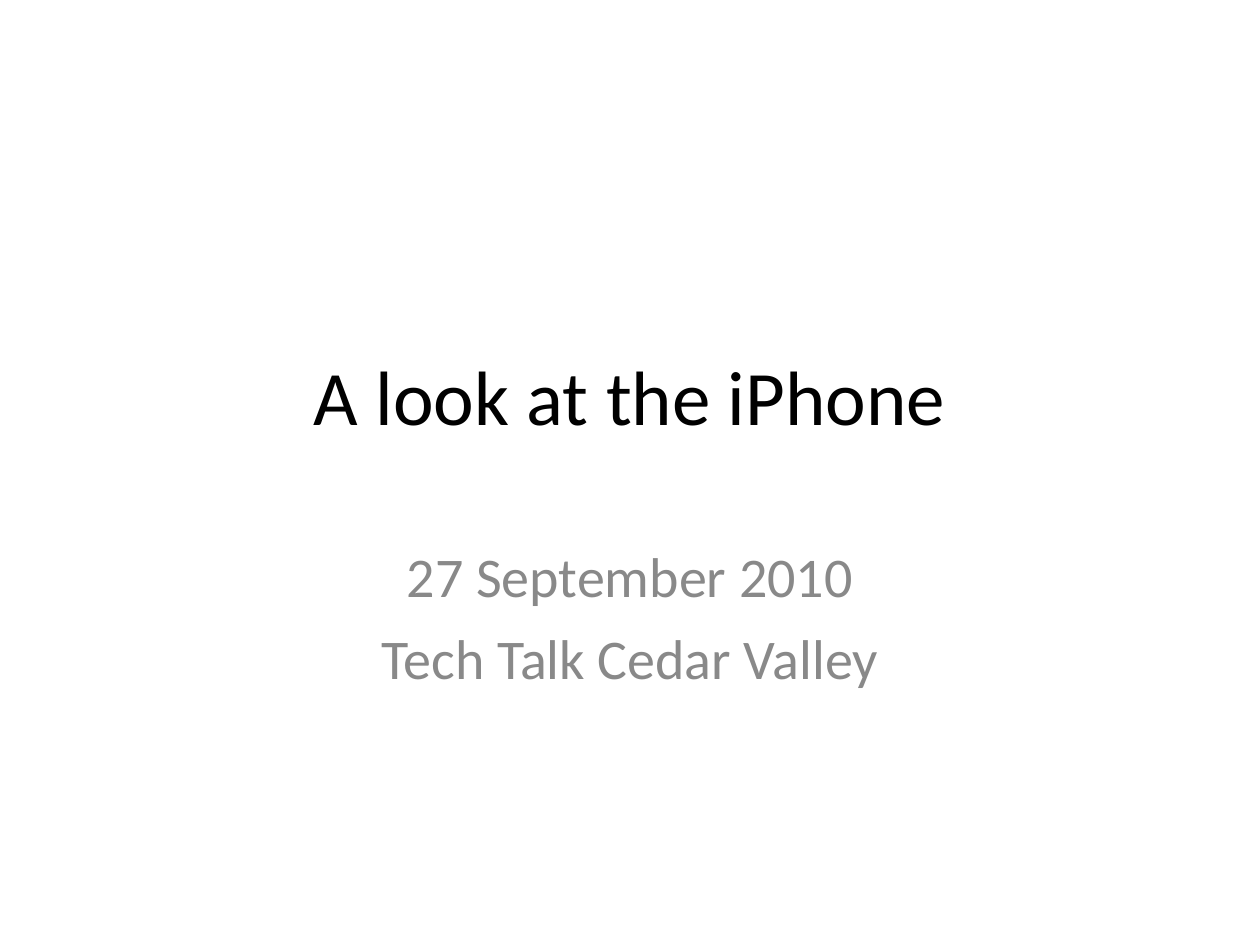
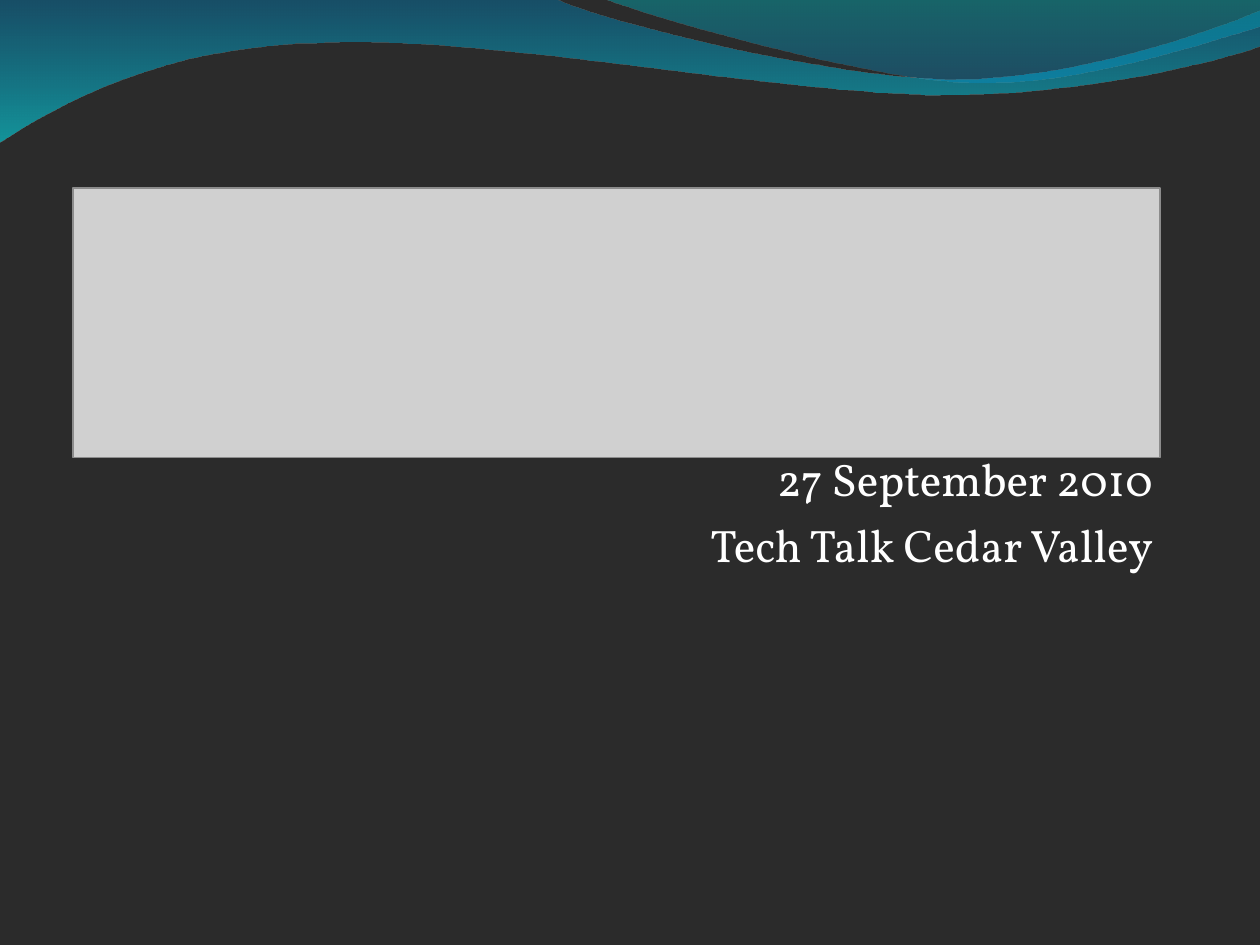
Before and after one commit to allynbauer/Tech-Talk-Cedar-Valley, a slide deck: slide 1 of talks/27Sep2010 - A look at the iPhone/slides/iphone.ppt. Drawn at 1260x945 pixels with LibreOffice and Linux fonts; fonts in the diff are those of the drawing; grey boxes stand for pictures; background and template pictures are left out; a plain dark background stands for a picture behind light text. Boxes give left, top, right and bottom in pixels: in the first picture for what was removed or moved away, otherwise in the second. Text is boxed around its words. In the diff, an @@ line names an element or a change of style, - is before the commit and + after.

```diff
--- a/talks/27Sep2010 - A look at the iPhone/slides/iphone.ppt
+++ b/talks/27Sep2010 - A look at the iPhone/slides/iphone.ppt
@@ background #FFFFFF to picture (left out) @@
@@ freeform shape added at (0,0,1260,142), fill gradient #0079AF to #00EBF8 @@
@@ freeform shape added at (604,0,1260,87), fill gradient #00ADB6 to #009BE5 @@
@@ picture added at (73,188,1160,457) @@
@@ title removed at (314,371,945,426) @@
-A look at the iPhone
@@ subtitle "27 September 2010": place and size @@
-subtitle "27 September 2010" at (381,558,878,688)
+subtitle "27 September 2010" at (710,453,1153,574)
@@ subtitle "27 September 2010" at (710,453,1153,574): size 32 to 26 pt, font Calibri to Vollkorn, text colour #898989 to #FFFFFF; alignment centre to right; less space between paragraphs @@
```
Also in this commit, not shown: 8 other slides changed, 1 slide added.
